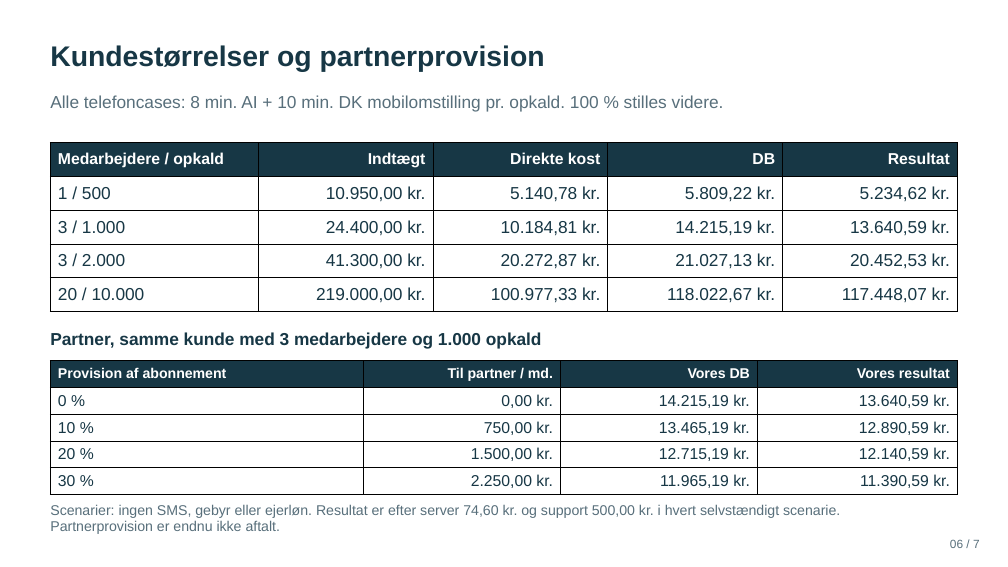
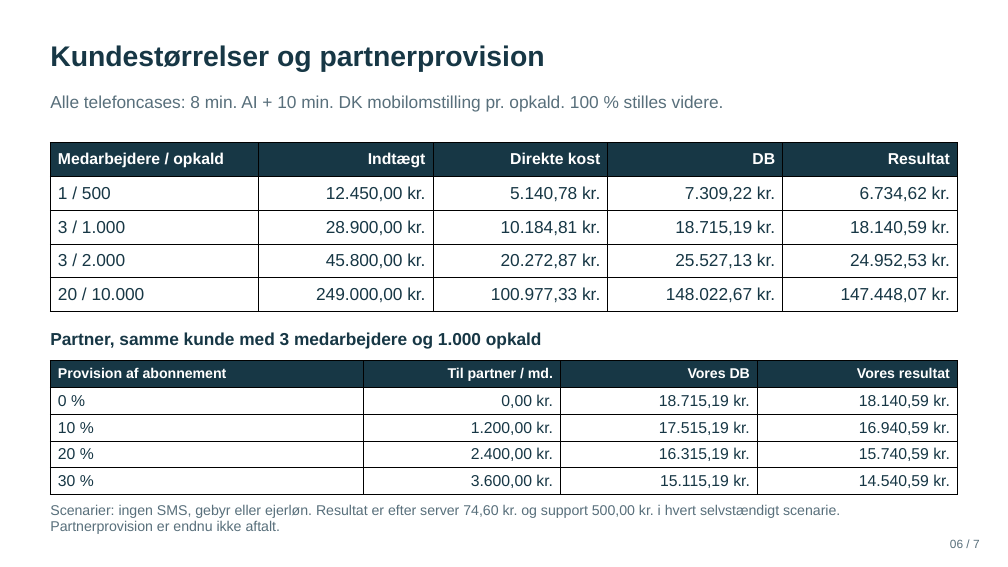
Before and after one commit to BadLegion/intelli-prisark, a slide deck: slide 6 of INTELLI-prispraesentation.pptx. Drawn at 1008x567 pixels with LibreOffice and Linux fonts; fonts in the diff are those of the drawing. Boxes give left, top, right and bottom in pixels: in the first picture for what was removed or moved away, otherwise in the second. Text is boxed around its words. In the diff, an @@ line names an element or a change of style, - is before the commit and + after.

```diff
--- a/INTELLI-prispraesentation.pptx
+++ b/INTELLI-prispraesentation.pptx
@@ table at (51,143,957,312) @@
-row 2: 1 / 500 | 10.950,00 kr. | 5.140,78 kr. | 5.809,22 kr. | 5.234,62 kr.
+row 2: 1 / 500 | 12.450,00 kr. | 5.140,78 kr. | 7.309,22 kr. | 6.734,62 kr.
-row 3: 3 / 1.000 | 24.400,00 kr. | 10.184,81 kr. | 14.215,19 kr. | 13.640,59 kr.
+row 3: 3 / 1.000 | 28.900,00 kr. | 10.184,81 kr. | 18.715,19 kr. | 18.140,59 kr.
-row 4: 3 / 2.000 | 41.300,00 kr. | 20.272,87 kr. | 21.027,13 kr. | 20.452,53 kr.
+row 4: 3 / 2.000 | 45.800,00 kr. | 20.272,87 kr. | 25.527,13 kr. | 24.952,53 kr.
-row 5: 20 / 10.000 | 219.000,00 kr. | 100.977,33 kr. | 118.022,67 kr. | 117.448,07 kr.
+row 5: 20 / 10.000 | 249.000,00 kr. | 100.977,33 kr. | 148.022,67 kr. | 147.448,07 kr.
@@ table at (51,361,958,495) @@
-row 2, column 3: 14.215,19 kr.
+row 2, column 3: 18.715,19 kr.
-row 2, column 4: 13.640,59 kr.
+row 2, column 4: 18.140,59 kr.
-row 3: 10 % | 750,00 kr. | 13.465,19 kr. | 12.890,59 kr.
+row 3: 10 % | 1.200,00 kr. | 17.515,19 kr. | 16.940,59 kr.
-row 4: 20 % | 1.500,00 kr. | 12.715,19 kr. | 12.140,59 kr.
+row 4: 20 % | 2.400,00 kr. | 16.315,19 kr. | 15.740,59 kr.
-row 5: 30 % | 2.250,00 kr. | 11.965,19 kr. | 11.390,59 kr.
+row 5: 30 % | 3.600,00 kr. | 15.115,19 kr. | 14.540,59 kr.
```
Also in this commit, not shown: 3 other slides changed, 11 other files.
